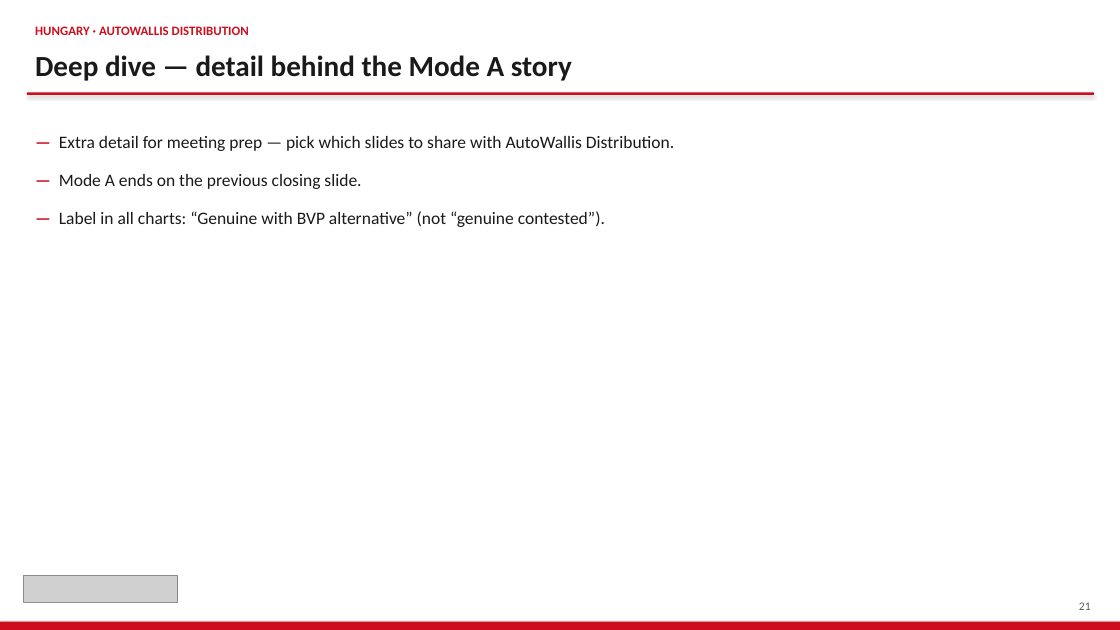
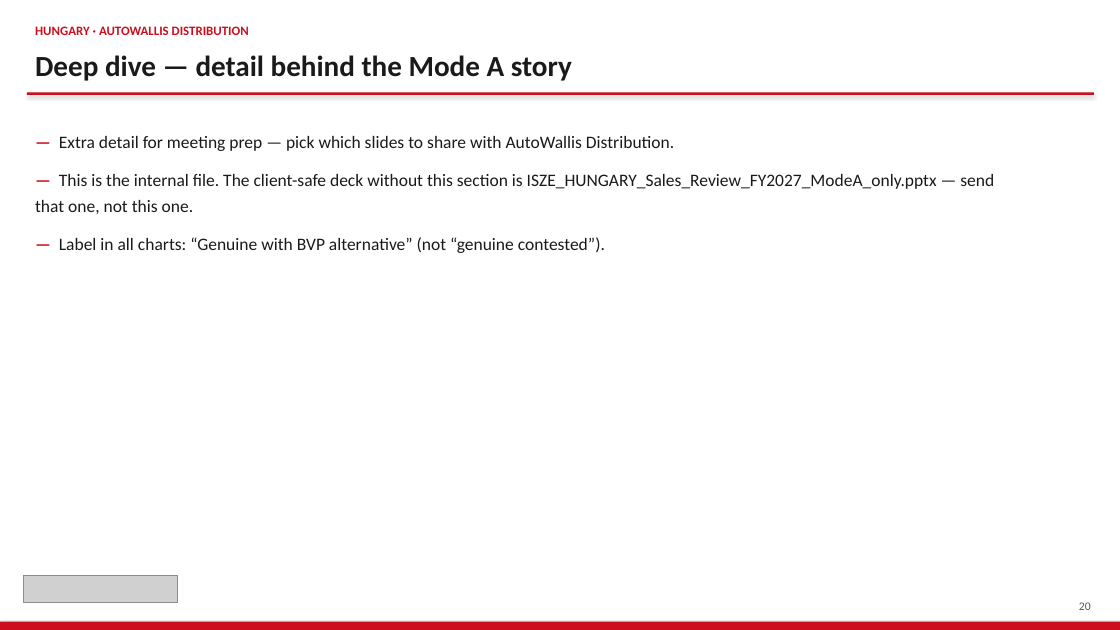
Before and after one commit to jeromio1987/ISZE, a slide deck: slide 20 of 09_meetings/HUNGARY_Sales_Review_2026/ISZE_HUNGARY_Sales_Review_FY2027.pptx (slide 21 before the commit). Drawn at 1120x630 pixels with LibreOffice and Linux fonts; fonts in the diff are those of the drawing; grey boxes stand for pictures. Boxes give left, top, right and bottom in pixels: in the first picture for what was removed or moved away, otherwise in the second. Text is boxed around its words. In the diff, an @@ line names an element or a change of style, - is before the commit and + after.

```diff
--- a/09_meetings/HUNGARY_Sales_Review_2026/ISZE_HUNGARY_Sales_Review_FY2027.pptx
+++ b/09_meetings/HUNGARY_Sales_Review_2026/ISZE_HUNGARY_Sales_Review_FY2027.pptx
@@ text at [35, 174, 994, 214]: text changed @@
-— Mode A ends on the previous closing slide.
+— This is the internal file. The client-safe deck without this section is ISZE_HUNGARY_Sales_Review_FY2027_ModeA_only.pptx — send that one, not this one.
@@ text at [1079, 602, 1091, 610]: text changed @@
-21
+20
```
Also in this commit, not shown: 18 other slides changed, 2 slides added, 3 slides removed, 13 other files.
